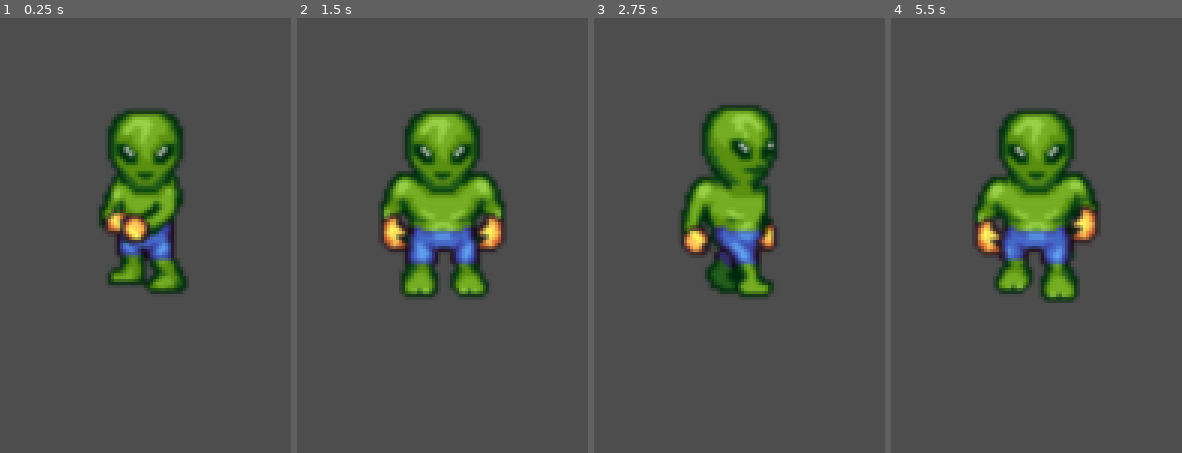
Above: before the commit, frames 1-4 (left to right).
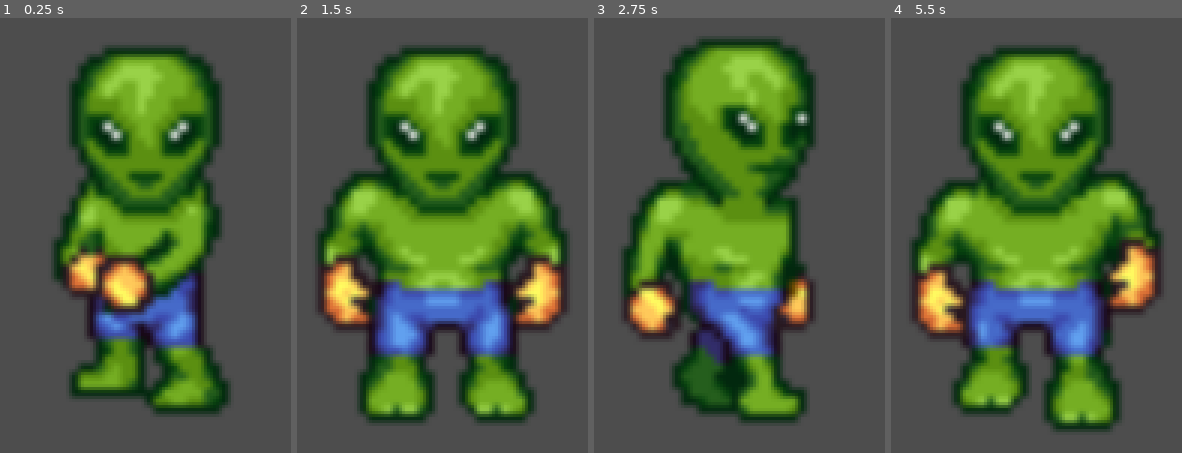
Above: after the commit, the same moments.

Repository: skspade/ngpfarm
Game: Godot game, scene res://node_2d.tscn
Two runs of this game, one before a commit and one after it. Both use one fixed random seed, a clock stepped at 60 frames per second and the inputs below.
Inputs:
- Up to frame 1 (0.25 s): no input
- Up to frame 2 (1.5 s): hold Right (ui_right) 0.53-1.28 s; hold Down (ui_down) from 1.28 s (still down)
- Up to frame 3 (2.75 s): release Down (ui_down) at 2.03 s; hold Right (ui_right) from 2.03 s (still down)
- Up to frame 4 (5.5 s): release Right (ui_right) at 2.78 s; hold Up (ui_up) 2.78-3.53 s; hold Left (ui_left) 3.53-5.03 s; hold Down (ui_down) from 5.03 s (still down)

The runs differ from the first frame. In frame 1, 38% of the frame differs, in the area x 17-80%, y 6-92%; in frame 2, 51%, in the area x 6-94%, y 6-94%; in frame 3, 42%; in frame 4, 50%.

Commit message:
Increase Camera2D zoom level for enhanced view

Diff:
--- a/player.tscn
+++ b/player.tscn
@@ -529,4 +529,4 @@
 animation = &"idle_down"
 
 [node name="Camera2D" type="Camera2D" parent="."]
-zoom = Vector2(2, 2)
+zoom = Vector2(4, 4)
